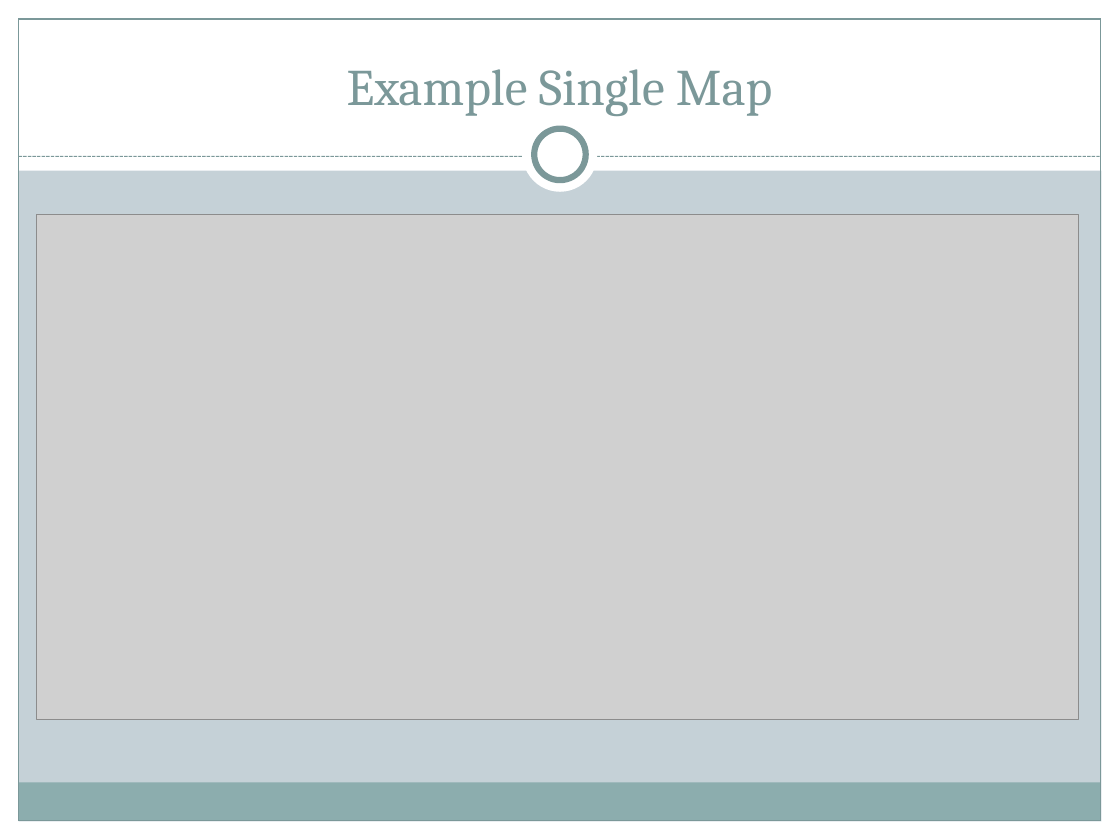
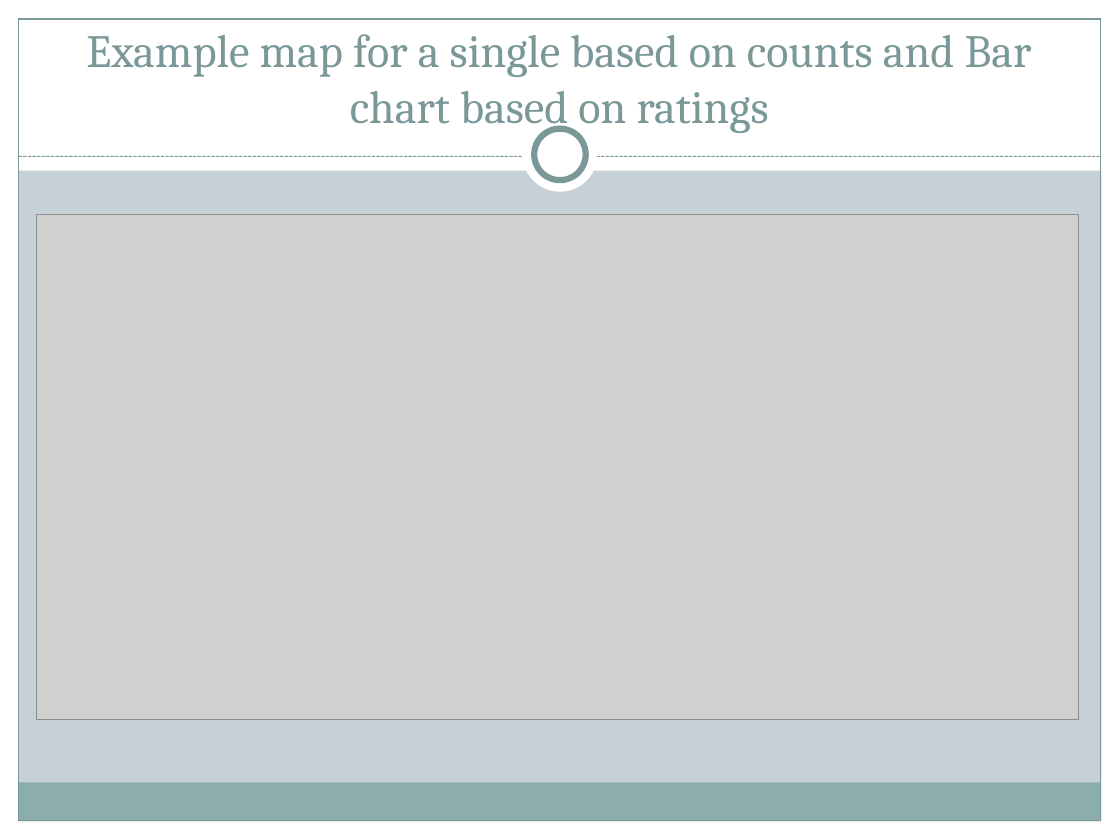
Before and after one commit to JoeDReynolds/yrelocate, a slide deck: slide 7 of Project One Presentation.pptx. Drawn at 1120x840 pixels with LibreOffice and Linux fonts; fonts in the diff are those of the drawing; grey boxes stand for pictures. Boxes give left, top, right and bottom in pixels: in the first picture for what was removed or moved away, otherwise in the second. Text is boxed around its words. In the diff, an @@ line names an element or a change of style, - is before the commit and + after.

Commit message:
Updates on charts

```diff
--- a/Project One Presentation.pptx
+++ b/Project One Presentation.pptx
@@ title at box(86, 34, 1032, 133): text changed; size 33 to 29.7 pt @@
-Example Single Map
+Example map for a single based on counts and Bar chart based on ratings
```
Also in this commit, not shown: 3 other slides changed, 2 other files.
